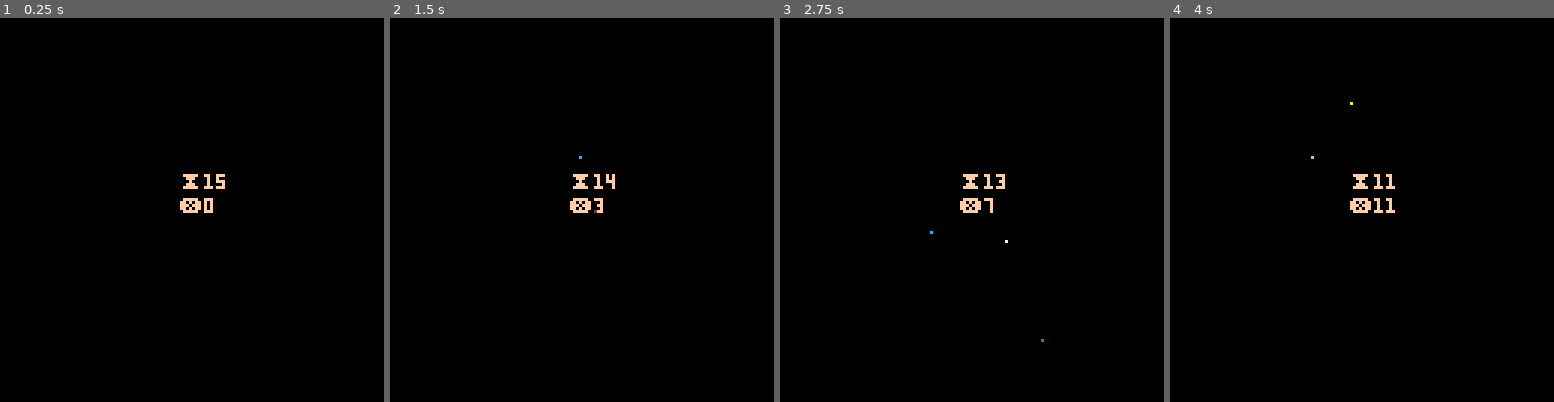
Above: before the commit, frames 1-4 (left to right).
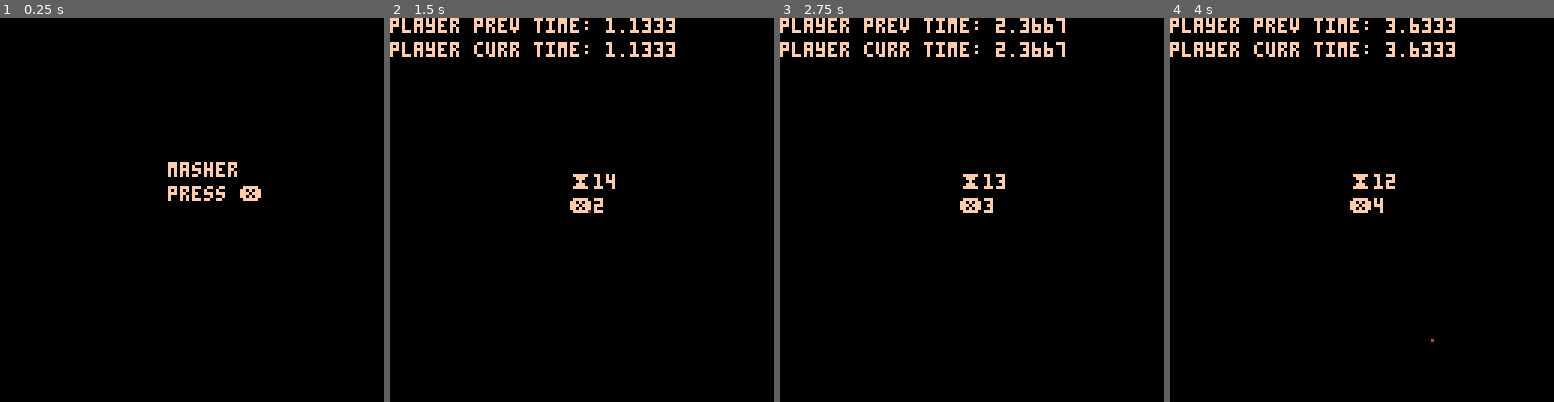
Above: after the commit, the same moments.

Repository: MykalMachon/PICO-8
Game: PICO-8 cartridge carts/masher.p8
Same seed, same stepped clock (60 frames per second), same inputs: the game is played once before the commit and once after it.
Inputs:
- Up to frame 1 (0.25 s): no input
- Up to frame 2 (1.5 s): tap X (X key) at 0.33, 1.07 s; tap O (Z key) at 0.7 s
- Up to frame 3 (2.75 s): tap O (Z key) at 1.7, 2.1, 2.5 s; tap X (X key) at 1.85 s
- Up to frame 4 (4 s): tap O (Z key) at 2.9, 3.3, 3.7 s; tap X (X key) at 2.97 s

The runs differ from the first frame. In frame 1, 1.1% of the frame differs, in the area x 43-68%, y 37-51%; in frame 2, 2.3%; in frame 3, 2.4%; in frame 4, 2.5%, in the area x 0-75%, y 0-85%.

Commit message:
masher: adding game states
added game states, and a "ticker" for the clock

Diff:
--- a/carts/masher.p8
+++ b/carts/masher.p8
@@ -5,68 +5,143 @@
 -- by mykal.codes
 
 function _init()
-	game_state="start"
-	particles={} -- create basic particles table
-	player_init()
+	main_menu_init()
 end
 
 function _update()
-	if game_state == "start" then
-		-- update all the stuff
-		player_update()
-  for p in all(particles) do
-   p:update()
-  end
+	if game_state == "main_menu" then
+	 main_menu_update()
+	end
+	if game_state == "game" then
+		game_update()
  end
- if game_state == "done" then
- 	-- todo: manage stuff
+ if game_state == "game_over" then
+		game_over_update()
  end
 end
 
 function _draw()
-	if game_state == "start" then
+	if game_state == "main_menu" then
+	 main_menu_draw()
+	end
+	if game_state == "game" then
+  game_draw()
+	end
+	if game_state == "game_over" then
+		game_over_draw()
+	end
+end
+-->8
+-- gamestate manager
+
+-- main menu
+function main_menu_init()
+ game_state = "main_menu"
+end
+
+function main_menu_update()
+	if (btnp(❎)) then
+		game_init()
+	end
+end
+
+function main_menu_draw()
+ cls(0)
+	print("masher", 56, 48, 15)
+	print("press ❎", 56, 56, 15)
+end
+
+-- start state
+function game_init()
+ particles_init()
+	player_init()
+ game_state = "game"
+end
+
+function game_update()
+ -- update all the stuff
+	player_update()
+	particles_update()
+end
+
+function game_draw()
 	 cls(0)
 		player_draw()
-		for p in all(particles) do
-			p:draw()
-		end
-	end
-	if game_state == "done" then
-		cls(0)
-		print("game over", 24, 40, 15)
-		print("score: "..player.mash_count, 24, 48, 15)
-		print("press ❎ to play again", 24, 56, 15)
-	end
+		particles_draw()
+end
+
+-- game over state
+function game_over_init()
+ game_state="game_over"
+end
+
+function game_over_update()
+ if (btnp(🅾️)) then
+ 	game_init()
+ end
+end
+
+function game_over_draw()
+ cls(0)
+ print("game over", 24, 40, 15)
+	print("score: "..player.mash_count, 24, 48, 15)
+	print("press 🅾️ to play again", 24, 56, 15)
 end
 -->8
 -- player manager
 function player_init()
 	player = {}
  player.mash_count = 0
+ player.start_time = time()
+ player.max_time = 15
  player.curr_time = time()
- player.max_time = 15
+ player.prev_time = time()
 end
 
 function player_update()
- if not ((time() - player.curr_time) > player.max_time) then
-  if (btnp(❎) or btnp(🅾️)) then
+ -- play ticking noise every second
+ player.curr_time = time() - player.start_time
+ if flr(player.prev_time) < flr(player.curr_time) then
+  sfx(1)
+ end
+ player.prev_time = player.curr_time
+
+ -- handle inputs
+ if not ((time() - player.start_time) > player.max_time) then
+  if (btnp(❎)) then
 		 player.mash_count += 1
 		 create_particle()
 		 sfx(0)
 	 end
 	else
-	 game_state = "done"
+	 game_over_init()
 	end
 end
 
 function player_draw()
-	print("⧗"..player.max_time-flr(time() - player.curr_time), 60, 52, 15)
+ print("player prev time: "..player.prev_time, 0,0,15)
+ print("player curr time: "..player.curr_time, 0,8,15)
+	print("⧗"..player.max_time-flr(time() - player.start_time), 60, 52, 15)
 	print("❎"..player.mash_count, 60, 60, 15)
 end
 -->8
--- homescreen manager
--->8
 -- particle manager
+
+function particles_init()
+	particles={}
+end
+
+function particles_update()
+  for p in all(particles) do
+   p:update()
+  end
+end
+
+function particles_draw()
+	for p in all(particles) do
+		p:draw()
+	end
+end
 
 function create_particle(x,y,col)
 	add(particles,{
Not shown, changed: the sound effects (__sfx__) section of carts/masher.p8
